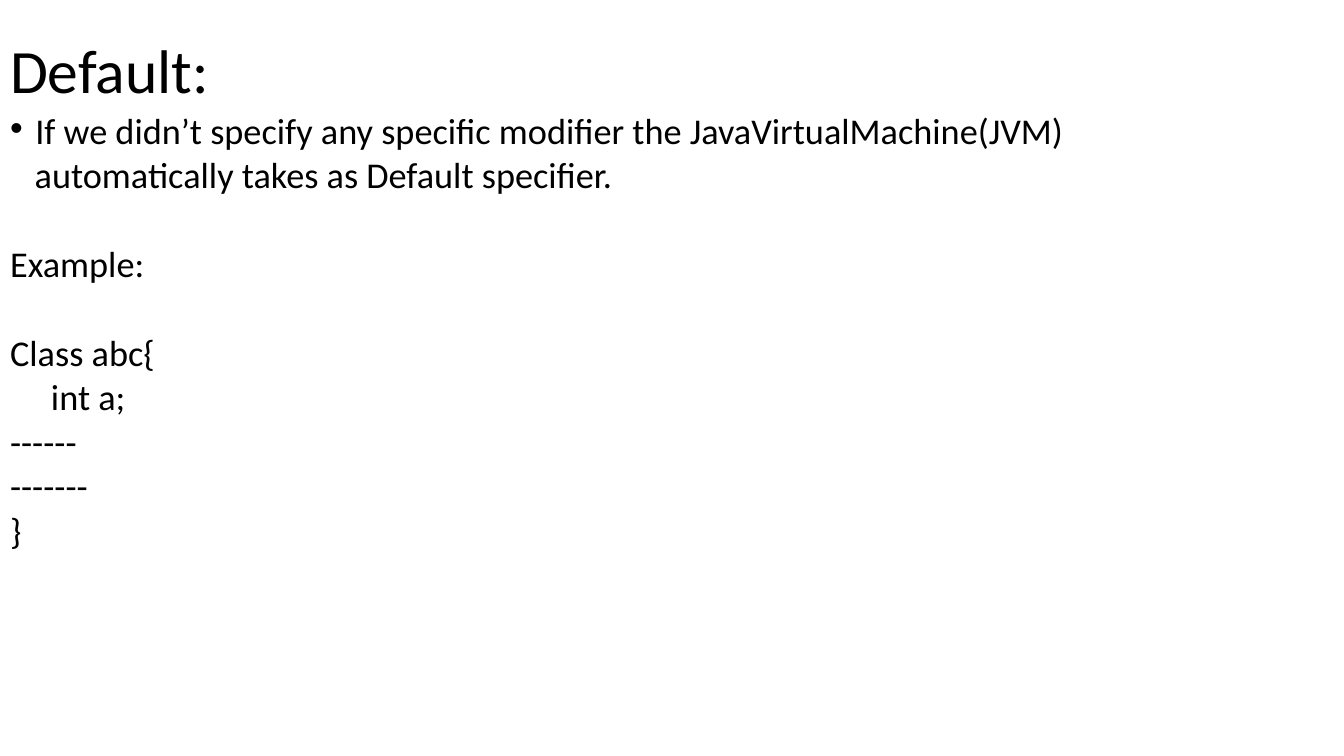
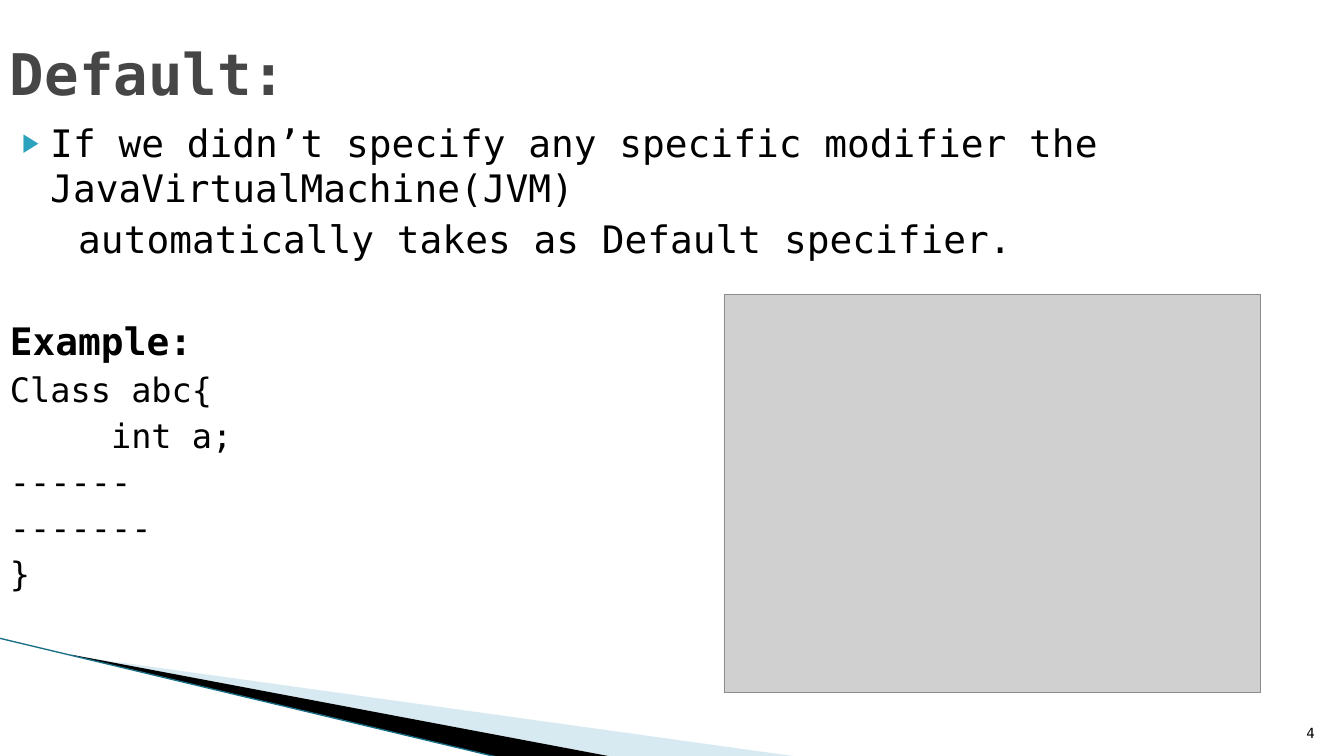
Before and after one commit to sirikoushik/PPT, a slide deck: slide 4 of Access Modifiers.pptx. Drawn at 1344x756 pixels with LibreOffice and Linux fonts; fonts in the diff are those of the drawing; grey boxes stand for pictures; background and template pictures are left out. Boxes give left, top, right and bottom in pixels: in the first picture for what was removed or moved away, otherwise in the second. Text is boxed around its words. In the diff, an @@ line names an element or a change of style, - is before the commit and + after.

```diff
--- a/Access Modifiers.pptx
+++ b/Access Modifiers.pptx
@@ title "Default:" at <box>10,51,286,96</box>: size 44 to 41 pt, font Calibri to DejaVu Sans Mono, text colour #000000 to #464646, bold on; line spacing 0.9 to 1 @@
@@ text "If we didn’t specify any ..." at <box>10,128,1097,453</box>: size 25.9 to 27 pt in "If we didn’t specify any specific modifier ...", "automatically takes as Default specifier.", "Example:"; font Calibri to DejaVu Sans Mono; bold on in "Example:"; size 25.9 to 24 pt in "Class abc{", "int a;", "------", "-------" and 1 more places; bullet • to ▶; line spacing 0.7 to 1; less space between paragraphs @@
@@ picture added at <box>725,294,1261,693</box> @@
@@ line added from (0, 638) to (499, 756), #97C5D8 0.95 pt @@
@@ freeform shape added at <box>72,654,614,756</box>, fill #000000 @@
@@ freeform shape added at <box>74,655,800,756</box>, fill #A0CBDC at 40% opacity @@
@@ page number added at <box>1306,727,1314,738</box>, 10 pt, text #000000 @@
+4
```
Also in this commit, not shown: 8 other slides changed, 2 slides added, 2 slides removed.
